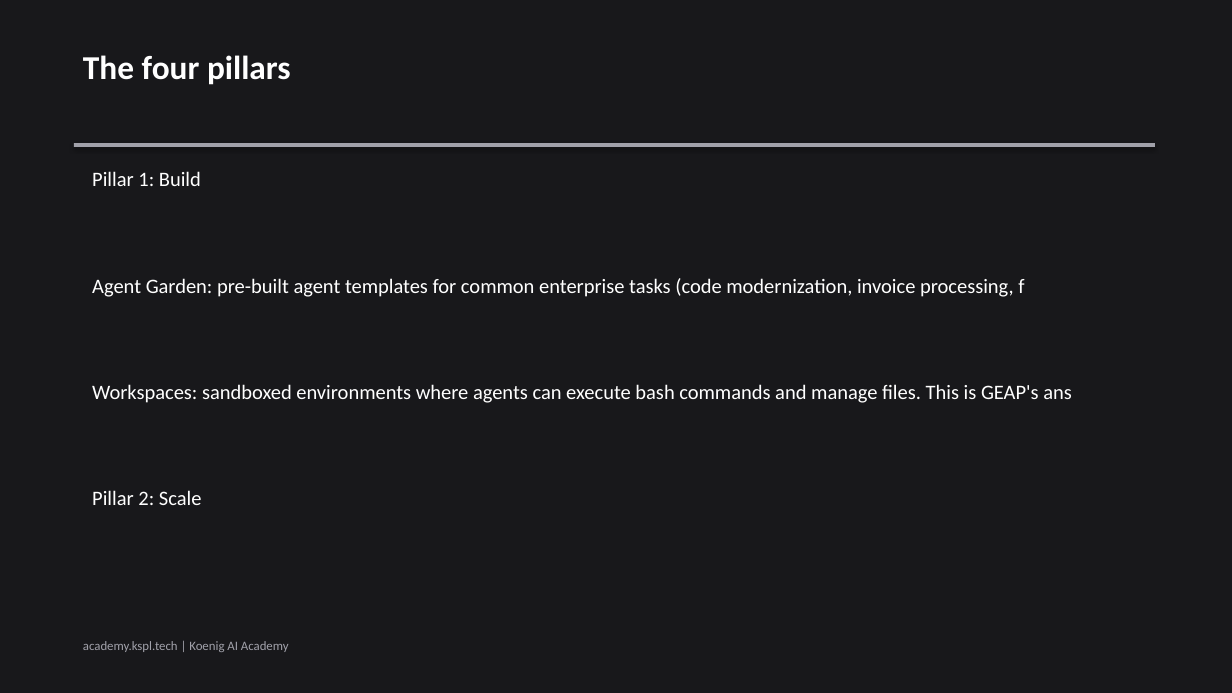
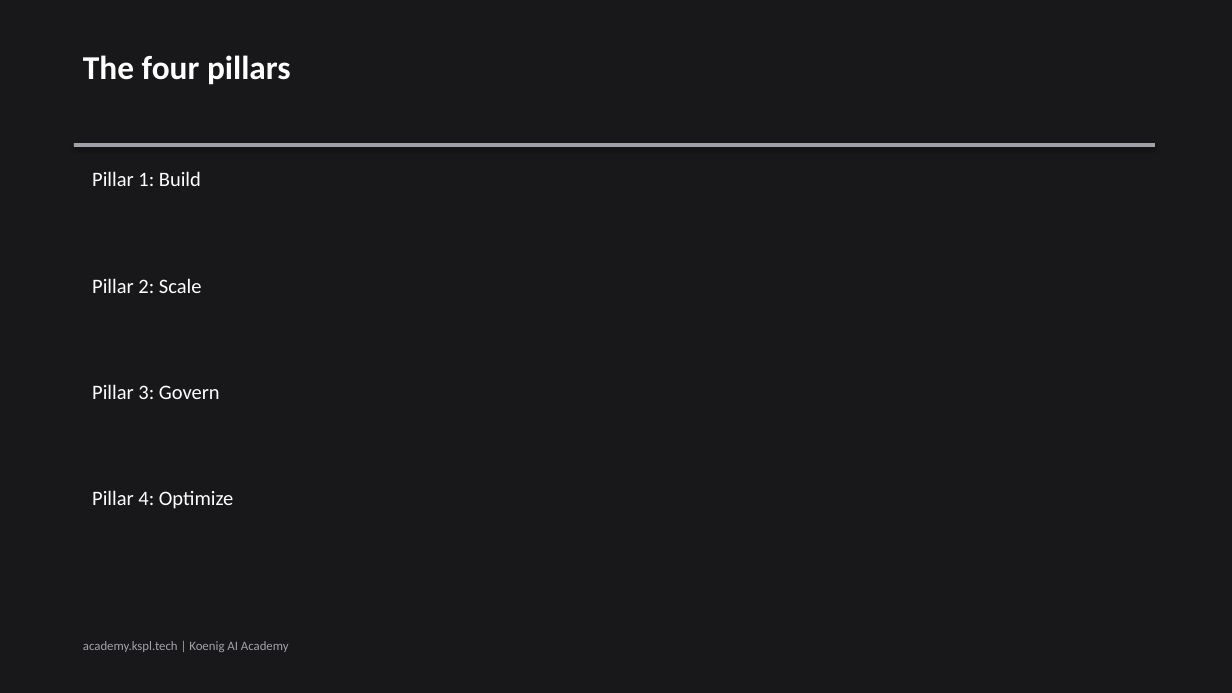
Before and after one commit to Koenig-Solutions-Private-Limited/koenig-ai-org, a slide deck: slide 5 of vault/courses/gemini-enterprise-agents/ch01-slides.pptx. Drawn at 1232x693 pixels with LibreOffice and Linux fonts; fonts in the diff are those of the drawing. Boxes give left, top, right and bottom in pixels: in the first picture for what was removed or moved away, otherwise in the second. Text is boxed around its words. In the diff, an @@ line names an element or a change of style, - is before the commit and + after.

```diff
--- a/vault/courses/gemini-enterprise-agents/ch01-slides.pptx
+++ b/vault/courses/gemini-enterprise-agents/ch01-slides.pptx
@@ text at [92,278,202,293]: text changed @@
-Agent Garden: pre-built agent templates for common enterprise tasks (code modernization, invoice processing, f
+Pillar 2: Scale
@@ text at [92,384,220,399]: text changed @@
-Workspaces: sandboxed environments where agents can execute bash commands and manage files. This is GEAP's ans
+Pillar 3: Govern
@@ text at [92,490,233,509]: text changed @@
-Pillar 2: Scale
+Pillar 4: Optimize
```
Also in this commit, not shown: 3 other slides changed, 2 slides removed, 3 other files.
